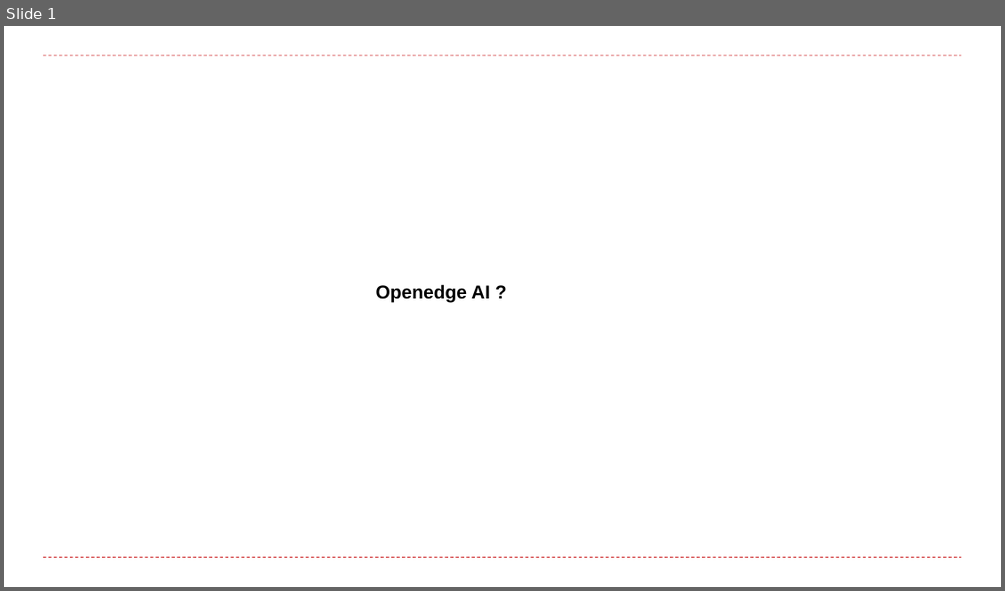
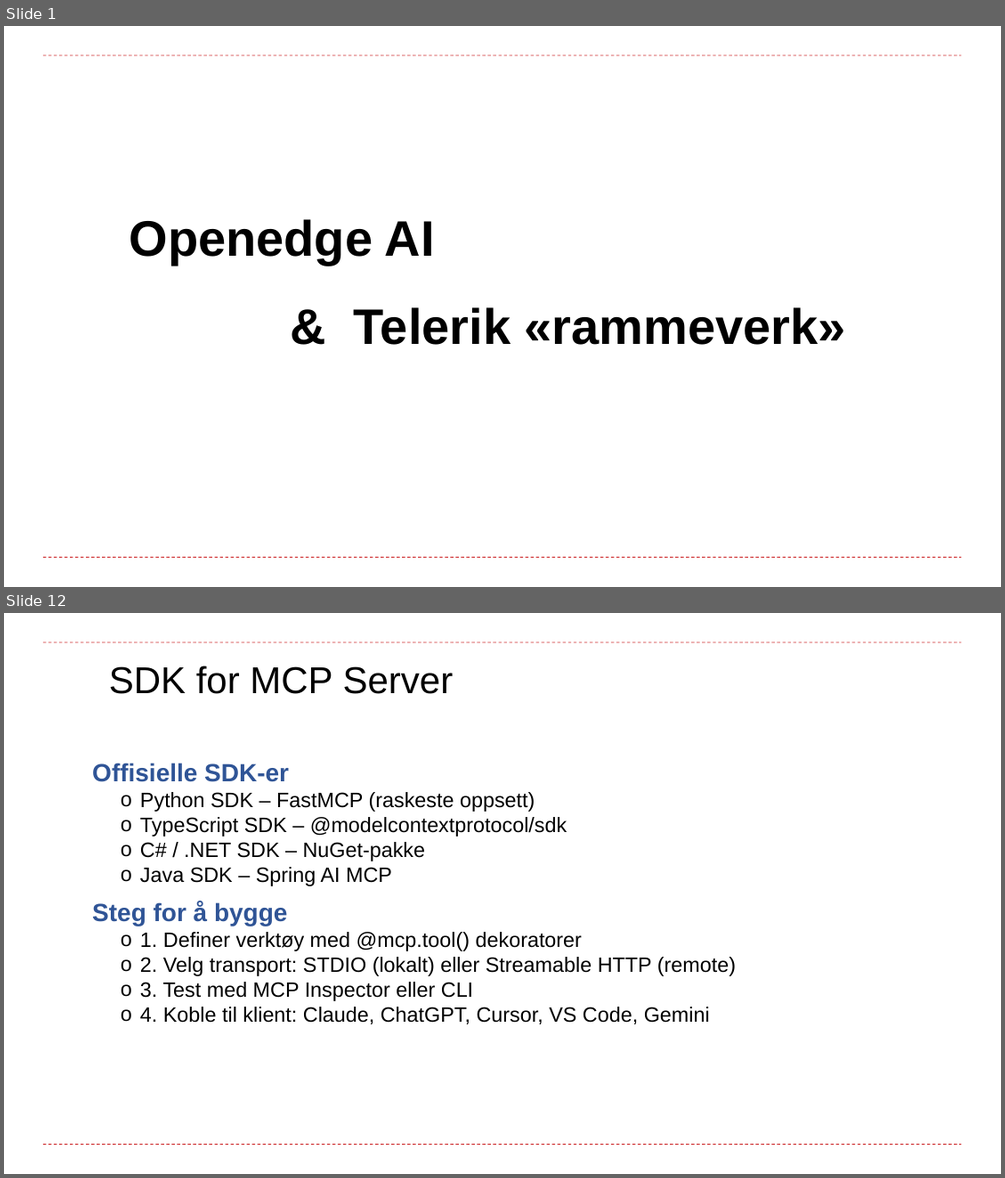
Before and after one commit to curtoldenborg/mcp, a slide deck: resources/documents/Brukerforeningen_2026.pptx. Shown one above the other, each under a label of ours: slide 1 before the commit, slides 1 and 12 after it; the slides between them are not shown. The pictures are 1005x591 and 1005x1178 pixels, drawn with LibreOffice and Linux fonts; fonts in the diff are those of the drawing; background and template pictures are left out. Boxes give left, top, right and bottom in pixels: in the first picture for what was removed or moved away, otherwise in the second. Text is boxed around its words. In the diff, an @@ line names an element or a change of style, - is before the commit and + after.

```diff
--- a/resources/documents/Brukerforeningen_2026.pptx
+++ b/resources/documents/Brukerforeningen_2026.pptx
@@ slide 12 added at (4,613,1001,1174), background #FFFFFF; not listed: 2 template elements that a slide beside it also shows @@
@@ text added at (109,666,453,694), 36 pt, text #000000 @@
+SDK for MCP Server
@@ text added at (92,763,736,1024), 20 pt, text #000000 @@
+Offisielle SDK-er
+  o Python SDK – FastMCP (raskeste oppsett)
+  o TypeScript SDK – @modelcontextprotocol/sdk
+  o C# / .NET SDK – NuGet-pakke
+  o Java SDK – Spring AI MCP
+Steg for å bygge
+  o 1. Definer verktøy med @mcp.tool() dekoratorer
+  o 2. Velg transport: STDIO (lokalt) eller Streamable HTTP (remote)
+  o 3. Test med MCP Inspector eller CLI
+  o 4. Koble til klient: Claude, ChatGPT, Cursor, VS Code, Gemini
@@ slide 1 changed as well @@
@@ text at (129,219,435,265): text changed; size 18 to 48 pt @@
-Openedge AI ?
+Openedge AI
@@ text added at (354,307,846,345), 48 pt, text #000000, bold @@
+& Telerik «rammeverk»
```
Also in this commit, not shown: 20 other slides added, 25 slides removed, 2 other files.
